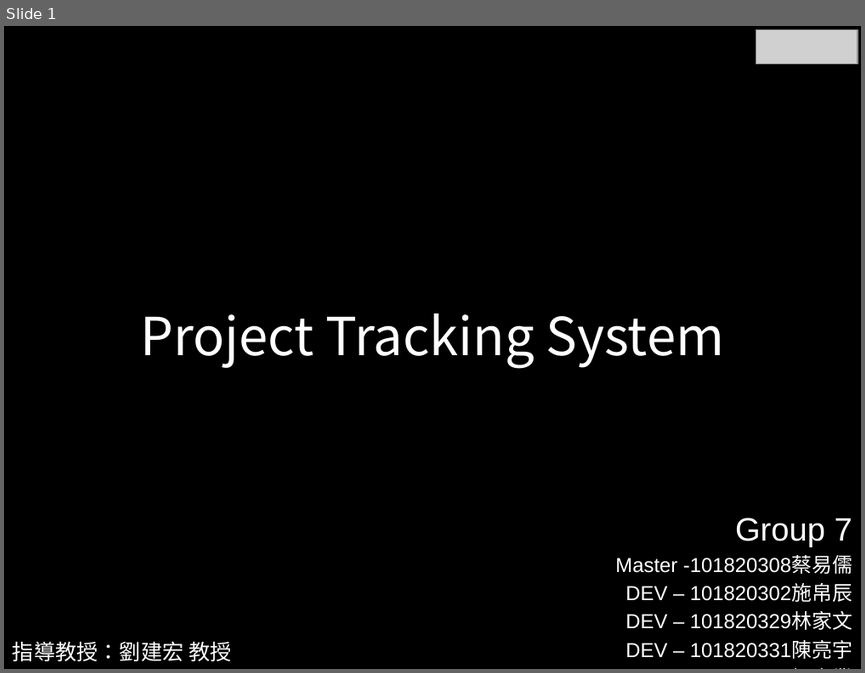
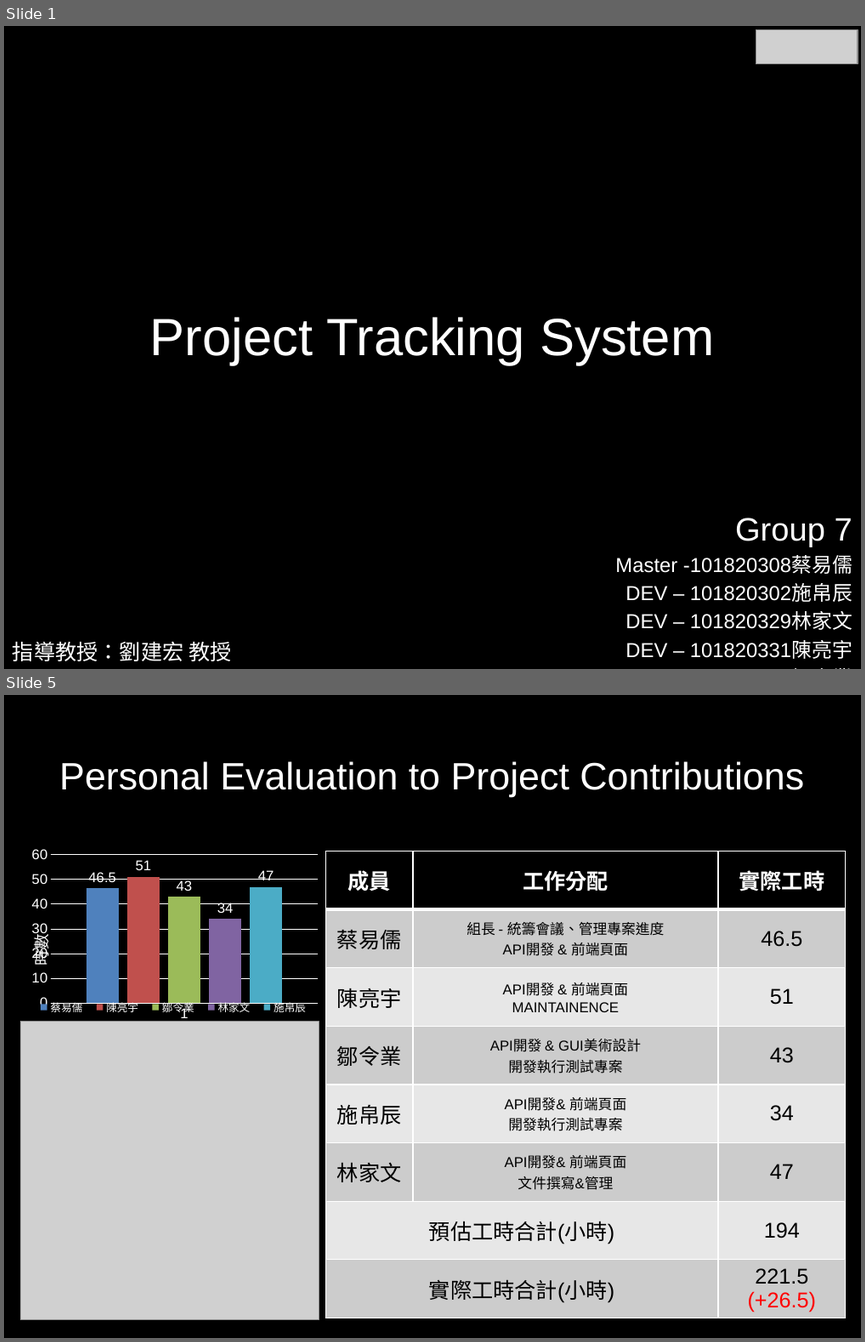
Before and after one commit to LutherTsaiTW/2015SoftwareEngineering, a slide deck: Phase03_Doc/Presentation/Final Presentations.pptx. Shown one above the other, each under a label of ours: slide 1 before the commit, slides 1 and 5 after it; the slides between them are not shown. The pictures are 865x673 and 865x1342 pixels, drawn with LibreOffice and Linux fonts; fonts in the diff are those of the drawing; grey boxes stand for pictures. Boxes give left, top, right and bottom in pixels: in the first picture for what was removed or moved away, otherwise in the second. Text is boxed around its words. In the diff, an @@ line names an element or a change of style, - is before the commit and + after.

```diff
--- a/Phase03_Doc/Presentation/Final Presentations.pptx
+++ b/Phase03_Doc/Presentation/Final Presentations.pptx
@@ slide 5 added at [4, 695, 861, 1338], background #000000 @@
@@ title added at [59, 761, 804, 797], 32 pt, text #FFFFFF @@
+Personal Evaluation to Project Contributions
@@ column chart added at [20, 828, 337, 1021] @@
+categories: 1
+蔡易儒: 46.5
+陳亮宇: 51
+鄒令業: 43
+林家文: 34
+施帛辰: 47
@@ table added at [325, 851, 846, 1320], 8 rows, 3 columns @@
+成員 | 工作分配 | 實際工時
+蔡易儒 | 組長 - 統籌會議、管理專案進度 / API開發 & 前端頁面 | 46.5
+陳亮宇 | API開發 & 前端頁面 / MAINTAINENCE | 51
+鄒令業 | API開發 & GUI美術設計 / 開發執行測試專案 | 43
+施帛辰 | API開發& 前端頁面 / 開發執行測試專案 | 34
+林家文 | API開發& 前端頁面 / 文件撰寫&管理 | 47
+預估工時合計(小時) |  | 194
+實際工時合計(小時) |  | 221.5 / (+26.5)
@@ picture added at [20, 1021, 318, 1320] @@
@@ slide 1 changed as well @@
@@ title "Project Tracking System" at [150, 317, 714, 364]: font Noto Sans CJK SC to Arial @@
```
Also in this commit, not shown: 7 other slides added, 1 slide removed, 1 other file.
